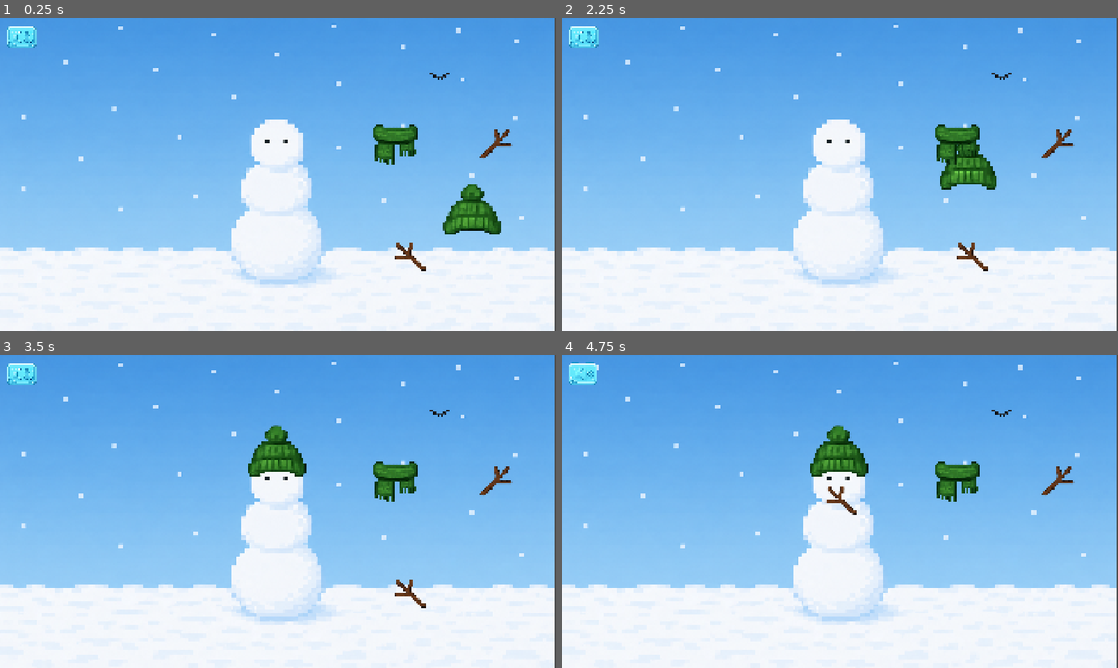
Above: before the commit, frames 1-4 (two rows, left to right).
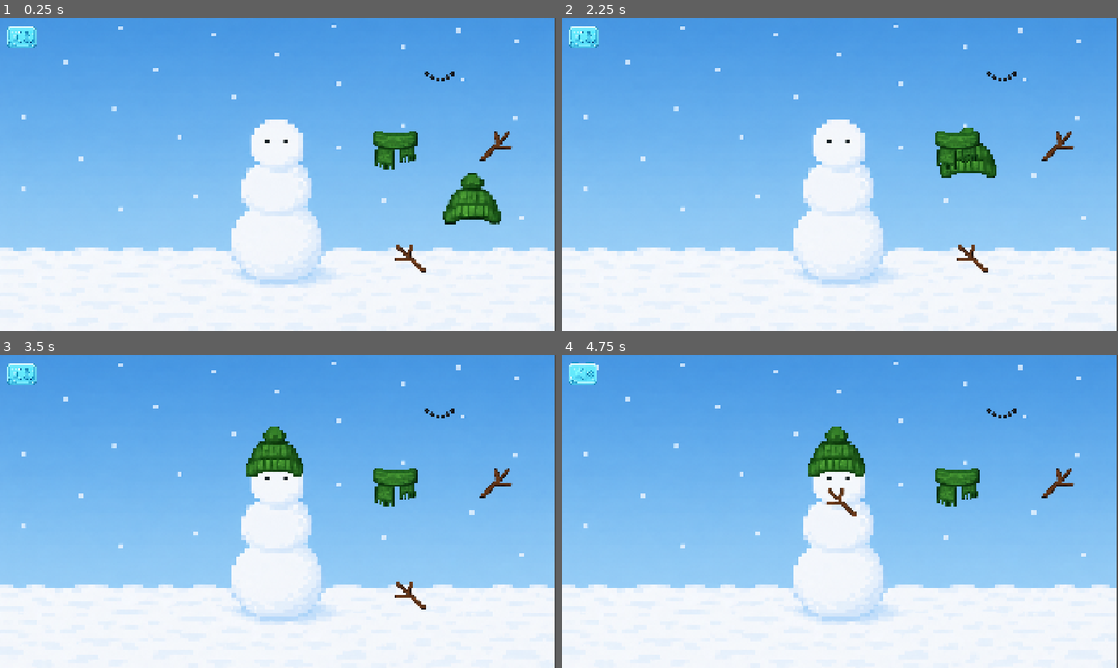
Above: after the commit, the same moments.

Repository: albodiona/Praktisk-pr-ve-eksamensoppgave-26
Game: Godot game, scene res://Build-A-Snowman/scenes/Build-It-2/Build-It-2.tscn
The game is run twice, just before and just after one commit, with the same random seed, the same clock (stepped at 60 frames per second) and the same inputs. This scene is started directly instead of the project's main scene.
Inputs (mouse positions are in pixels of both pictures, inside the frame that each line leads up to):
- Up to frame 1 (0.25 s): no input
- Up to frame 2 (2.25 s): tap Enter at 0.5 s; drag from (1056, 146) to (840, 74) at 0.52 s; click (584, 39) at 1.25 s; tap Space at 2 s; drag from (1034, 212) to (840, 74) at 2.02 s
- Up to frame 3 (3.5 s): move the mouse to (439, 411) at 2.77 s; click (439, 411) at 2.92 s
- Up to frame 4 (4.75 s): tap Enter at 3.5 s; drag from (956, 480) to (840, 502) at 3.52 s; drag from (967, 596) to (840, 502) at 4.27 s

The runs differ from the first frame. In frame 1, 2.2% of the frame differs, in the area x 67-93%, y 17-82%; in frame 2, 1.7%; in frame 3, 1.4%; in frame 4, 1.4%.
Error after the commit: Invalid assignment of property or key 'text' with value of type 'String' on a base object of type 'null instance'. (res://Build-A-Snowman/scripts/timeout.gd:7)

Commit message:
synlig timer

Diff:
--- a/praktisk-prøve-eksamensoppgave-26/Build-A-Snowman/scenes/Build-It-1/Build-It-1.tscn
+++ b/praktisk-prøve-eksamensoppgave-26/Build-A-Snowman/scenes/Build-It-1/Build-It-1.tscn
@@ -133,6 +133,15 @@
 atlas_off = SubResource("AtlasTexture_kfoy2")
 metadata/_edit_use_anchors_ = true
 
+[node name="CanvasLayer" type="CanvasLayer" parent="." unique_id=875282333]
+
+[node name="Label" type="Label" parent="CanvasLayer" unique_id=1256230703]
+offset_left = 148.0
+offset_top = 33.0
+offset_right = 188.0
+offset_bottom = 56.0
+scale = Vector2(1.5600021, 1.5600021)
+
 [connection signal="area_entered" from="Slots/Head - Slot" to="Slots/Head - Slot" method="_on_area_entered"]
 [connection signal="area_exited" from="Slots/Head - Slot" to="Slots/Head - Slot" method="_on_area_exited"]
 [connection signal="area_entered" from="Slots/Nose - Slot" to="Slots/Nose - Slot" method="_on_area_entered"]
--- a/praktisk-prøve-eksamensoppgave-26/Build-A-Snowman/scenes/Build-It-2/Build-It-2.tscn
+++ b/praktisk-prøve-eksamensoppgave-26/Build-A-Snowman/scenes/Build-It-2/Build-It-2.tscn
@@ -14,7 +14,7 @@
 [ext_resource type="Texture2D" uid="uid://c5e5a0lcv3py4" path="res://Build-A-Snowman/assets/Volume-UI.png" id="11_6tq3w"]
 
 [sub_resource type="CircleShape2D" id="CircleShape2D_8jopi"]
-radius = 12.958758
+radius = 11.716604
 
 [sub_resource type="AtlasTexture" id="AtlasTexture_wc5sn"]
 atlas = ExtResource("11_6tq3w")
@@ -36,63 +36,58 @@
 [node name="Slots" type="Node2D" parent="." unique_id=1077046374]
 
 [node name="Head - Slot" type="Area2D" parent="Slots" unique_id=585364120]
-position = Vector2(966, 334.00003)
+position = Vector2(959.00006, 374)
 rotation = -3.1415925
-scale = Vector2(12.485773, -9.008703)
+scale = Vector2(16.200865, -9.928703)
 script = ExtResource("3_kosid")
 slot_id = "head"
 
 [node name="CollisionShape2D" type="CollisionShape2D" parent="Slots/Head - Slot" unique_id=2139301507]
-position = Vector2(0.59156895, -16.046463)
 scale = Vector2(0.7870352, 1)
 shape = SubResource("CircleShape2D_8jopi")
 
 [node name="Munn - Slot" type="Area2D" parent="Slots" unique_id=886046049]
-position = Vector2(964, 457.99997)
+position = Vector2(961, 468)
 rotation = -3.1415925
-scale = Vector2(8.70284, -4.226632)
+scale = Vector2(9.78091, -4.786632)
 script = ExtResource("3_kosid")
 slot_id = "munn"
 
 [node name="CollisionShape2D" type="CollisionShape2D" parent="Slots/Munn - Slot" unique_id=1353495793]
-position = Vector2(0.675324, -14.754093)
 scale = Vector2(0.7870352, 1)
 shape = SubResource("CircleShape2D_8jopi")
 
 [node name="Skjerf - Slot" type="Area2D" parent="Slots" unique_id=1944918313]
-position = Vector2(967, 548.99994)
+position = Vector2(961.00006, 532)
 rotation = -3.1415925
-scale = Vector2(8.67255, -3.585557)
+scale = Vector2(10.414047, -4.3055573)
 script = ExtResource("3_kosid")
 slot_id = "body"
 
 [node name="CollisionShape2D" type="CollisionShape2D" parent="Slots/Skjerf - Slot" unique_id=1615215764]
-position = Vector2(0.59156877, -14.593546)
 scale = Vector2(0.7870352, 1)
 shape = SubResource("CircleShape2D_8jopi")
 
 [node name="Right-Arm - Slot" type="Area2D" parent="Slots" unique_id=938258865]
-position = Vector2(1138.9999, 573)
+position = Vector2(1099, 553.00006)
 rotation = -3.1415925
-scale = Vector2(7.0145583, -4.425049)
+scale = Vector2(6.116564, -5.4734983)
 script = ExtResource("3_kosid")
 slot_id = "right"
 
 [node name="CollisionShape2D" type="CollisionShape2D" parent="Slots/Right-Arm - Slot" unique_id=748416459]
-position = Vector2(0.59156877, -14.593546)
 scale = Vector2(0.7870352, 1)
 shape = SubResource("CircleShape2D_8jopi")
 
 [node name="Left-Arm - Slot" type="Area2D" parent="Slots" unique_id=1451554149]
-position = Vector2(797, 574)
+position = Vector2(806, 542)
 rotation = -3.1415925
-scale = Vector2(7.022472, -4.425048)
+scale = Vector2(8.686342, -5.4734974)
 script = ExtResource("3_kosid")
 slot_id = "left"
 
 [node name="CollisionShape2D" type="CollisionShape2D" parent="Slots/Left-Arm - Slot" unique_id=2045237990]
-position = Vector2(0.59156877, -14.593546)
-scale = Vector2(0.7870352, 1)
+scale = Vector2(0.6534923, 1)
 shape = SubResource("CircleShape2D_8jopi")
 
 [node name="Draggables" type="Node2D" parent="." unique_id=2065340283]
--- a/praktisk-prøve-eksamensoppgave-26/Build-A-Snowman/scenes/Build-It-2/asset scenes/h-arm-asset.tscn
+++ b/praktisk-prøve-eksamensoppgave-26/Build-A-Snowman/scenes/Build-It-2/asset scenes/h-arm-asset.tscn
@@ -7,6 +7,7 @@
 [node name="Høyre-Arm" type="Area2D" unique_id=642014730]
 
 [node name="Sprite2D" type="Sprite2D" parent="." unique_id=522581828]
+position = Vector2(0, 7)
 texture = ExtResource("1_2mmeu")
 region_enabled = true
 region_rect = Rect2(1052.3259, 615.9959, 135.71582, 124.08307)
--- a/praktisk-prøve-eksamensoppgave-26/Build-A-Snowman/scenes/Build-It-2/asset scenes/lue-asset.tscn
+++ b/praktisk-prøve-eksamensoppgave-26/Build-A-Snowman/scenes/Build-It-2/asset scenes/lue-asset.tscn
@@ -8,6 +8,7 @@
 scale = Vector2(1.2799984, 1.2799984)
 
 [node name="Sprite2D" type="Sprite2D" parent="." unique_id=522581828]
+position = Vector2(0, -30.468788)
 texture = ExtResource("1_d52i6")
 region_enabled = true
 region_rect = Rect2(984.92, 61.559998, 193.29999, 179.12)
--- a/praktisk-prøve-eksamensoppgave-26/Build-A-Snowman/scenes/Build-It-2/asset scenes/munn-asset.tscn
+++ b/praktisk-prøve-eksamensoppgave-26/Build-A-Snowman/scenes/Build-It-2/asset scenes/munn-asset.tscn
@@ -6,14 +6,14 @@
 size = Vector2(51.13638, 20)
 
 [node name="Area2D" type="Area2D" unique_id=1197956637]
-scale = Vector2(0.41783172, 0.41783172)
+scale = Vector2(0.6178335, 0.6178335)
 
 [node name="Sprite2D" type="Sprite2D" parent="." unique_id=89411597]
+position = Vector2(0, 4.8556767)
 texture = ExtResource("1_ttarp")
 region_enabled = true
 region_rect = Rect2(478.2385, 485.2388, 215.6016, 84.12491)
 
 [node name="CollisionShape2D" type="CollisionShape2D" parent="." unique_id=135250526]
-position = Vector2(3.8146973e-06, 0)
-scale = Vector2(5.2799983, 5.2799983)
+scale = Vector2(5.279999, 5.279999)
 shape = SubResource("RectangleShape2D_dndc5")
--- a/praktisk-prøve-eksamensoppgave-26/Build-A-Snowman/scenes/Build-It-2/asset scenes/skjerf-asset.tscn
+++ b/praktisk-prøve-eksamensoppgave-26/Build-A-Snowman/scenes/Build-It-2/asset scenes/skjerf-asset.tscn
@@ -9,6 +9,7 @@
 scale = Vector2(0.8800002, 0.8800002)
 
 [node name="Sprite2D" type="Sprite2D" parent="." unique_id=89411597]
+position = Vector2(0, 21.590906)
 texture = ExtResource("1_7vwkt")
 region_enabled = true
 region_rect = Rect2(714.24493, 252.87634, 240.60028, 196.18176)
--- a/praktisk-prøve-eksamensoppgave-26/Build-A-Snowman/scenes/Build-It-2/asset scenes/v-arm-asset.tscn
+++ b/praktisk-prøve-eksamensoppgave-26/Build-A-Snowman/scenes/Build-It-2/asset scenes/v-arm-asset.tscn
@@ -7,6 +7,7 @@
 [node name="Venstre-Arm" type="Area2D" unique_id=642014730]
 
 [node name="Sprite2D" type="Sprite2D" parent="." unique_id=522581828]
+position = Vector2(0, 6)
 texture = ExtResource("1_rdxb3")
 region_enabled = true
 region_rect = Rect2(908.3723, 618.54346, 145.40979, 122.79053)
--- a/praktisk-prøve-eksamensoppgave-26/Build-A-Snowman/scripts/timeout.gd
+++ b/praktisk-prøve-eksamensoppgave-26/Build-A-Snowman/scripts/timeout.gd
@@ -1,4 +1,10 @@
 extends Node2D
 
-func _on_timer_timeout() -> void:
+@onready var label = $CanvasLayer/Label
+@onready var timer = $timer
+
+func _process(delta):
+	label.text = "Time: " + str(int(timer.time_left))
+
+func _on_timer_timeout():
 	get_tree().change_scene_to_file("res://ResultScreens/scenes/defeat-screen.tscn")
Not shown, added: praktisk-prøve-eksamensoppgave-26/export_presets.cfg
